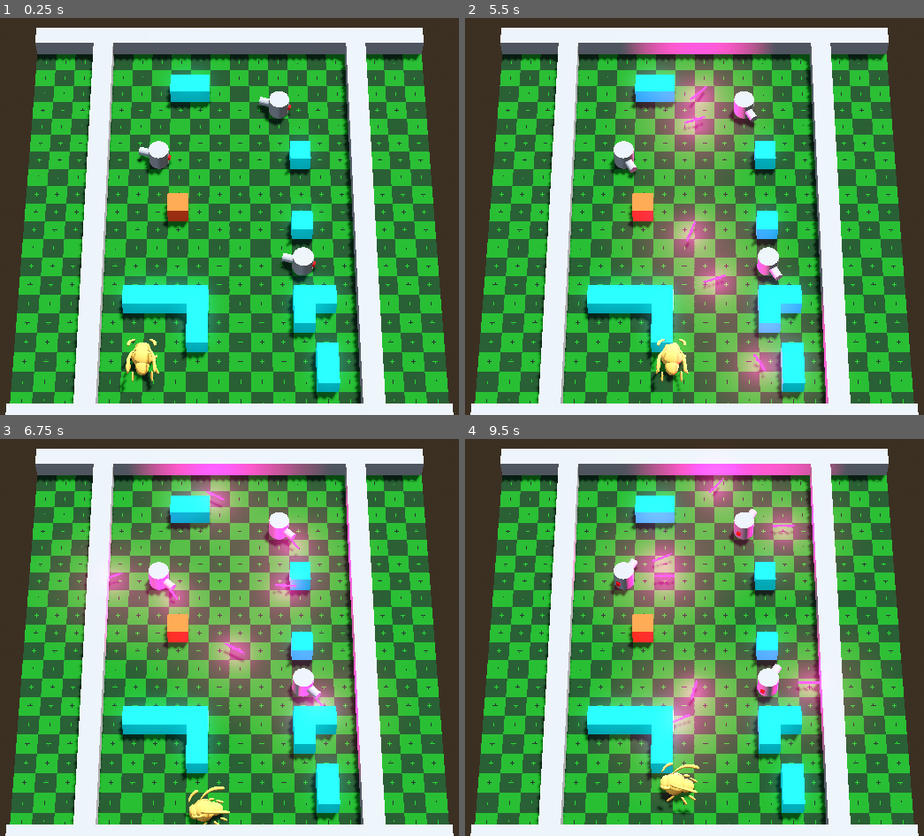
Above: before the commit, frames 1-4 (two rows, left to right).
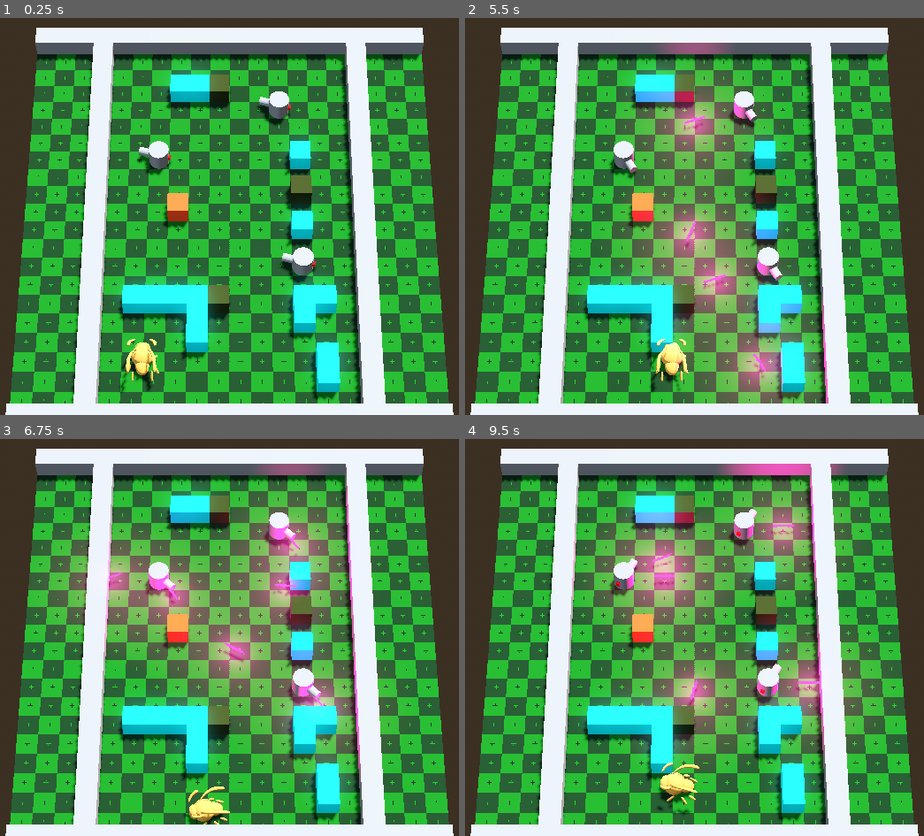
Above: after the commit, the same moments.

Repository: Turkheim/cyberbug
Game: Godot game, scene res://Scenes/level.tscn
Two runs of this game, one before a commit and one after it. Both use one fixed random seed, a clock stepped at 60 frames per second and the inputs below.
Inputs:
- Up to frame 1 (0.25 s): no input
- Up to frame 2 (5.5 s): tap Enter (ui_accept) at 0.5, 0.77, 1.52, 3.02, 3.77, 4.52 s; hold Right (ui_right) 0.53-1.28 s; hold Down (ui_down) 1.28-2.03 s; hold Right (ui_right) 2.03-2.78 s; hold Up (ui_up) 2.78-3.53 s; hold Left (ui_left) 3.53-5.03 s; hold Down (ui_down) from 5.03 s (still down)
- Up to frame 3 (6.75 s): release Down (ui_down) at 5.78 s; hold Right (ui_right) 5.78-6.53 s; tap Enter (ui_accept) at 6.02 s; hold Up (ui_up) from 6.53 s (still down)
- Up to frame 4 (9.5 s): tap Enter (ui_accept) at 6.77, 7.52, 9.02 s; release Up (ui_up) at 7.28 s; hold Right (ui_right) 7.28-8.03 s; hold Down (ui_down) 8.03-8.78 s; hold Left (ui_left) from 8.78 s (still down)

The runs differ from the first frame. In frame 1, 1.2% of the frame differs, in the area x 44-69%, y 14-77%; in frame 2, 4.3%; in frame 3, 4.9%; in frame 4, 6.7%, in the area x 33-69%, y 6-91%.

Commit message:
Added Capacitor Mechanic
Bugg: Material animation affects all instances of the capacitor.

Diff:
--- /dev/null
+++ b/Scenes/Heatsink.tscn
@@ -0,0 +1,24 @@
+[gd_scene load_steps=5 format=3 uid="uid://bkf5tgeuv57s6"]
+
+[ext_resource type="Script" uid="uid://btxivxy8uw8ge" path="res://Scripts/disipador.gd" id="1_pc1w5"]
+
+[sub_resource type="BoxShape3D" id="BoxShape3D_0f350"]
+
+[sub_resource type="StandardMaterial3D" id="StandardMaterial3D_8c0lf"]
+albedo_color = Color(1, 0.329412, 0.121569, 1)
+
+[sub_resource type="BoxMesh" id="BoxMesh_754fn"]
+material = SubResource("StandardMaterial3D_8c0lf")
+
+[node name="Disipador" type="Area3D"]
+collision_layer = 4
+script = ExtResource("1_pc1w5")
+
+[node name="CollisionShape3D" type="CollisionShape3D" parent="."]
+shape = SubResource("BoxShape3D_0f350")
+
+[node name="MeshInstance3D" type="MeshInstance3D" parent="."]
+transform = Transform3D(1, 0, 0, 0, 1, 0, 0, 0, 1, 0, 0, -1)
+mesh = SubResource("BoxMesh_754fn")
+
+[connection signal="body_entered" from="." to="." method="_on_body_entered"]
--- /dev/null
+++ b/Scenes/blast_area.tscn
@@ -0,0 +1,100 @@
+[gd_scene load_steps=13 format=3 uid="uid://iwahnyaabkrj"]
+
+[ext_resource type="Script" uid="uid://c31ekdmw6kmls" path="res://Scripts/blast_area.gd" id="1_cvv4h"]
+
+[sub_resource type="CylinderShape3D" id="CylinderShape3D_tlxcb"]
+height = 1.0
+
+[sub_resource type="Animation" id="Animation_xm76m"]
+resource_name = "BlastGrow"
+length = 0.25
+step = 0.25
+tracks/0/type = "value"
+tracks/0/imported = false
+tracks/0/enabled = true
+tracks/0/path = NodePath("CollisionShape3D:shape:radius")
+tracks/0/interp = 1
+tracks/0/loop_wrap = true
+tracks/0/keys = {
+"times": PackedFloat32Array(0, 0.25),
+"transitions": PackedFloat32Array(1, 1),
+"update": 0,
+"values": [0.5, 1.5]
+}
+
+[sub_resource type="Animation" id="Animation_3pxtn"]
+length = 0.001
+tracks/0/type = "value"
+tracks/0/imported = false
+tracks/0/enabled = true
+tracks/0/path = NodePath("CollisionShape3D:shape:radius")
+tracks/0/interp = 1
+tracks/0/loop_wrap = true
+tracks/0/keys = {
+"times": PackedFloat32Array(0),
+"transitions": PackedFloat32Array(1),
+"update": 0,
+"values": [0.5]
+}
+
+[sub_resource type="AnimationLibrary" id="AnimationLibrary_p4w1k"]
+_data = {
+&"BlastGrow": SubResource("Animation_xm76m"),
+&"RESET": SubResource("Animation_3pxtn")
+}
+
+[sub_resource type="Gradient" id="Gradient_rf0wk"]
+offsets = PackedFloat32Array(0, 0.43956, 1)
+colors = PackedColorArray(2, 2, 2, 1, 2, 0.68, 0.337, 1, 0, 0, 0, 1)
+
+[sub_resource type="GradientTexture1D" id="GradientTexture1D_fgscc"]
+gradient = SubResource("Gradient_rf0wk")
+
+[sub_resource type="Curve" id="Curve_opq6n"]
+_data = [Vector2(0, 0.443614), 0.0, 0.0, 0, 0, Vector2(0.230769, 0.973505), 0.0, 0.0, 0, 0, Vector2(0.745819, 0.902853), 0.0, 0.0, 0, 0, Vector2(1, 0), 0.0, 0.0, 0, 0]
+point_count = 4
+
+[sub_resource type="CurveTexture" id="CurveTexture_labbc"]
+curve = SubResource("Curve_opq6n")
+
+[sub_resource type="ParticleProcessMaterial" id="ParticleProcessMaterial_blydi"]
+direction = Vector3(0, 1, 0)
+initial_velocity_min = 5.0
+initial_velocity_max = 5.0
+scale_curve = SubResource("CurveTexture_labbc")
+color_ramp = SubResource("GradientTexture1D_fgscc")
+
+[sub_resource type="StandardMaterial3D" id="StandardMaterial3D_nu5x1"]
+shading_mode = 0
+vertex_color_use_as_albedo = true
+
+[sub_resource type="SphereMesh" id="SphereMesh_sci5w"]
+material = SubResource("StandardMaterial3D_nu5x1")
+radial_segments = 8
+rings = 5
+
+[node name="BlastArea" type="Area3D"]
+script = ExtResource("1_cvv4h")
+
+[node name="CollisionShape3D" type="CollisionShape3D" parent="."]
+shape = SubResource("CylinderShape3D_tlxcb")
+
+[node name="AnimationPlayer" type="AnimationPlayer" parent="."]
+libraries = {
+&"": SubResource("AnimationLibrary_p4w1k")
+}
+autoplay = "BlastGrow"
+
+[node name="GPUParticles3D" type="GPUParticles3D" parent="."]
+emitting = false
+amount = 32
+lifetime = 0.5
+one_shot = true
+speed_scale = 2.0
+explosiveness = 1.0
+fixed_fps = 60
+process_material = SubResource("ParticleProcessMaterial_blydi")
+draw_pass_1 = SubResource("SphereMesh_sci5w")
+
+[connection signal="body_entered" from="." to="." method="_on_body_entered"]
+[connection signal="animation_finished" from="AnimationPlayer" to="." method="_on_animation_player_animation_finished"]
--- /dev/null
+++ b/Scenes/capacitor.tscn
@@ -0,0 +1,78 @@
+[gd_scene load_steps=9 format=3 uid="uid://ciukhcxkmbhud"]
+
+[ext_resource type="Script" uid="uid://2byso83ikux5" path="res://Scripts/capacitor.gd" id="1_vns1j"]
+
+[sub_resource type="BoxShape3D" id="BoxShape3D_8c0lf"]
+size = Vector3(3, 1.5, 3)
+
+[sub_resource type="BoxShape3D" id="BoxShape3D_754fn"]
+
+[sub_resource type="StandardMaterial3D" id="StandardMaterial3D_vns1j"]
+albedo_color = Color(0.174355, 0.200409, 0, 1)
+emission_enabled = true
+
+[sub_resource type="BoxMesh" id="BoxMesh_oqgf2"]
+resource_local_to_scene = true
+material = SubResource("StandardMaterial3D_vns1j")
+
+[sub_resource type="Animation" id="Animation_qxfql"]
+resource_name = "Blink"
+tracks/0/type = "value"
+tracks/0/imported = false
+tracks/0/enabled = true
+tracks/0/path = NodePath("StaticBody3D/MeshInstance3D:mesh:material:emission")
+tracks/0/interp = 1
+tracks/0/loop_wrap = true
+tracks/0/keys = {
+"times": PackedFloat32Array(0, 1),
+"transitions": PackedFloat32Array(1, 1),
+"update": 0,
+"values": [Color(0, 0, 0, 1), Color(3, 0, 0, 1)]
+}
+
+[sub_resource type="Animation" id="Animation_ha31o"]
+length = 0.001
+tracks/0/type = "value"
+tracks/0/imported = false
+tracks/0/enabled = true
+tracks/0/path = NodePath("StaticBody3D/MeshInstance3D:mesh:material:emission")
+tracks/0/interp = 1
+tracks/0/loop_wrap = true
+tracks/0/keys = {
+"times": PackedFloat32Array(0),
+"transitions": PackedFloat32Array(1),
+"update": 0,
+"values": [Color(0, 0, 0, 1)]
+}
+
+[sub_resource type="AnimationLibrary" id="AnimationLibrary_pa6b8"]
+_data = {
+&"Blink": SubResource("Animation_qxfql"),
+&"RESET": SubResource("Animation_ha31o")
+}
+
+[node name="Capacitor" type="Area3D"]
+script = ExtResource("1_vns1j")
+
+[node name="CollisionShape3D" type="CollisionShape3D" parent="."]
+transform = Transform3D(1, 0, 0, 0, 1, 0, 0, 0, 1, 0, -0.25, 0)
+shape = SubResource("BoxShape3D_8c0lf")
+
+[node name="StaticBody3D" type="StaticBody3D" parent="."]
+
+[node name="CollisionShape3D" type="CollisionShape3D" parent="StaticBody3D"]
+shape = SubResource("BoxShape3D_754fn")
+
+[node name="MeshInstance3D" type="MeshInstance3D" parent="StaticBody3D"]
+mesh = SubResource("BoxMesh_oqgf2")
+
+[node name="BombTimer" type="Timer" parent="."]
+
+[node name="AnimationPlayer" type="AnimationPlayer" parent="."]
+libraries = {
+&"": SubResource("AnimationLibrary_pa6b8")
+}
+movie_quit_on_finish = true
+
+[connection signal="body_entered" from="." to="." method="_on_body_entered"]
+[connection signal="timeout" from="BombTimer" to="." method="_on_bomb_timer_timeout"]
--- a/Scenes/laser.tscn
+++ b/Scenes/laser.tscn
@@ -1,6 +1,6 @@
 [gd_scene load_steps=8 format=3 uid="uid://qb5q1tomqvjr"]
 
-[ext_resource type="Script" uid="uid://b6lbfkvibcj5y" path="res://laser.gd" id="1_r1bh0"]
+[ext_resource type="Script" uid="uid://b6lbfkvibcj5y" path="res://Scripts/laser.gd" id="1_r1bh0"]
 
 [sub_resource type="StandardMaterial3D" id="StandardMaterial3D_mou6w"]
 shading_mode = 0
--- a/Scenes/level.tscn
+++ b/Scenes/level.tscn
@@ -1,10 +1,11 @@
-[gd_scene load_steps=21 format=3 uid="uid://btsg3docvgbyo"]
+[gd_scene load_steps=19 format=3 uid="uid://btsg3docvgbyo"]
 
 [ext_resource type="Texture2D" uid="uid://c26fhe60u5ehp" path="res://Scenes/GridSmall.png" id="1_6phgx"]
 [ext_resource type="Script" uid="uid://c3gnp4op5gfc0" path="res://Scripts/player_character.gd" id="2_81xng"]
 [ext_resource type="PackedScene" uid="uid://d0brvqlhys372" path="res://Scenes/turret.tscn" id="3_81xng"]
 [ext_resource type="PackedScene" uid="uid://ohh8qku1lvbh" path="res://Assets/MothProxi.glb" id="3_wqkje"]
-[ext_resource type="Script" uid="uid://btxivxy8uw8ge" path="res://Scenes/disipador.gd" id="5_wqkje"]
+[ext_resource type="PackedScene" uid="uid://bkf5tgeuv57s6" path="res://Scenes/Heatsink.tscn" id="5_0f350"]
+[ext_resource type="PackedScene" uid="uid://ciukhcxkmbhud" path="res://Scenes/capacitor.tscn" id="6_8c0lf"]
 
 [sub_resource type="ProceduralSkyMaterial" id="ProceduralSkyMaterial_vonw3"]
 sky_horizon_color = Color(0.662243, 0.671743, 0.686743, 1)
@@ -50,14 +51,6 @@
 [sub_resource type="BoxMesh" id="BoxMesh_oi3di"]
 size = Vector3(10, 1, 1)
 
-[sub_resource type="BoxShape3D" id="BoxShape3D_0f350"]
-
-[sub_resource type="StandardMaterial3D" id="StandardMaterial3D_8c0lf"]
-albedo_color = Color(1, 0.329412, 0.121569, 1)
-
-[sub_resource type="BoxMesh" id="BoxMesh_754fn"]
-material = SubResource("StandardMaterial3D_8c0lf")
-
 [node name="Level" type="Node3D"]
 
 [node name="WorldEnvironment" type="WorldEnvironment" parent="."]
@@ -279,18 +272,16 @@
 transform = Transform3D(1, 0, 0, 0, 1, 0, 0, 0, 1, 3.5, 0.5, 2.5)
 rotation_speed = 300
 
-[node name="Disipador" type="Area3D" parent="."]
+[node name="Disipador" parent="." instance=ExtResource("5_0f350")]
 transform = Transform3D(1, 0, 0, 0, 1, 0, 0, 0, 1, -2.5, 0.5, 0.5)
-collision_layer = 4
-script = ExtResource("5_wqkje")
-
-[node name="CollisionShape3D" type="CollisionShape3D" parent="Disipador"]
-shape = SubResource("BoxShape3D_0f350")
-
-[node name="MeshInstance3D" type="MeshInstance3D" parent="Disipador"]
-transform = Transform3D(1, 0, 0, 0, 1, 0, 0, 0, 1, 0, 0, -1)
-mesh = SubResource("BoxMesh_754fn")
-
-[connection signal="body_entered" from="Disipador" to="Disipador" method="_on_body_entered"]
+
+[node name="Capacitor" parent="." instance=ExtResource("6_8c0lf")]
+transform = Transform3D(1, 0, 0, 0, 1, 0, 0, 0, 1, -0.5, 0.5, 4.5)
+
+[node name="Capacitor2" parent="." instance=ExtResource("6_8c0lf")]
+transform = Transform3D(1, 0, 0, 0, 1, 0, 0, 0, 1, 3.5, 0.5, -1.5)
+
+[node name="Capacitor3" parent="." instance=ExtResource("6_8c0lf")]
+transform = Transform3D(1, 0, 0, 0, 1, 0, 0, 0, 1, -0.5, 0.5, -7.5)
 
 [editable path="PlayerCharacter/MothProxi"]
--- /dev/null
+++ b/Scripts/blast_area.gd
@@ -0,0 +1,13 @@
+extends Area3D
+
+
+func _ready() -> void:
+	$GPUParticles3D.restart()
+	$AnimationPlayer.play("BlastGrow")
+func _on_animation_player_animation_finished(anim_name: StringName) -> void:
+	queue_free()
+
+
+func _on_body_entered(body: Node3D) -> void:
+	if body.is_in_group("Player"):
+		get_tree().reload_current_scene()
--- /dev/null
+++ b/Scripts/capacitor.gd
@@ -0,0 +1,25 @@
+extends Area3D
+
+@onready var bomb_timer: Timer = $BombTimer
+const BLAST_AREA = preload("res://Scenes/blast_area.tscn")
+
+func _on_body_entered(body: Node3D) -> void:
+	if body.is_in_group("Player"):
+		var animation_player: AnimationPlayer = $AnimationPlayer
+		animation_player.play("Blink")
+		bomb_timer.start()
+
+func _on_bomb_timer_timeout() -> void:
+
+	if BLAST_AREA:
+		var new_blast : Area3D = BLAST_AREA.instantiate()
+		if new_blast:
+			print("Bang")
+			new_blast.set_as_top_level(true)
+			add_child(new_blast)
+			new_blast.transform = self.global_transform
+			var new_parent = self.get_parent()
+			new_blast.reparent(new_parent)
+
+			queue_free()
+	#queue_free()
Not shown, added: Scripts/blast_area.gd.uid
Not shown, added: Scripts/capacitor.gd.uid
Renamed: Scenes/disipador.gd -> Scripts/disipador.gd
Renamed: Scenes/disipador.gd.uid -> Scripts/disipador.gd.uid
Renamed: laser.gd -> Scripts/laser.gd
Renamed: laser.gd.uid -> Scripts/laser.gd.uid
